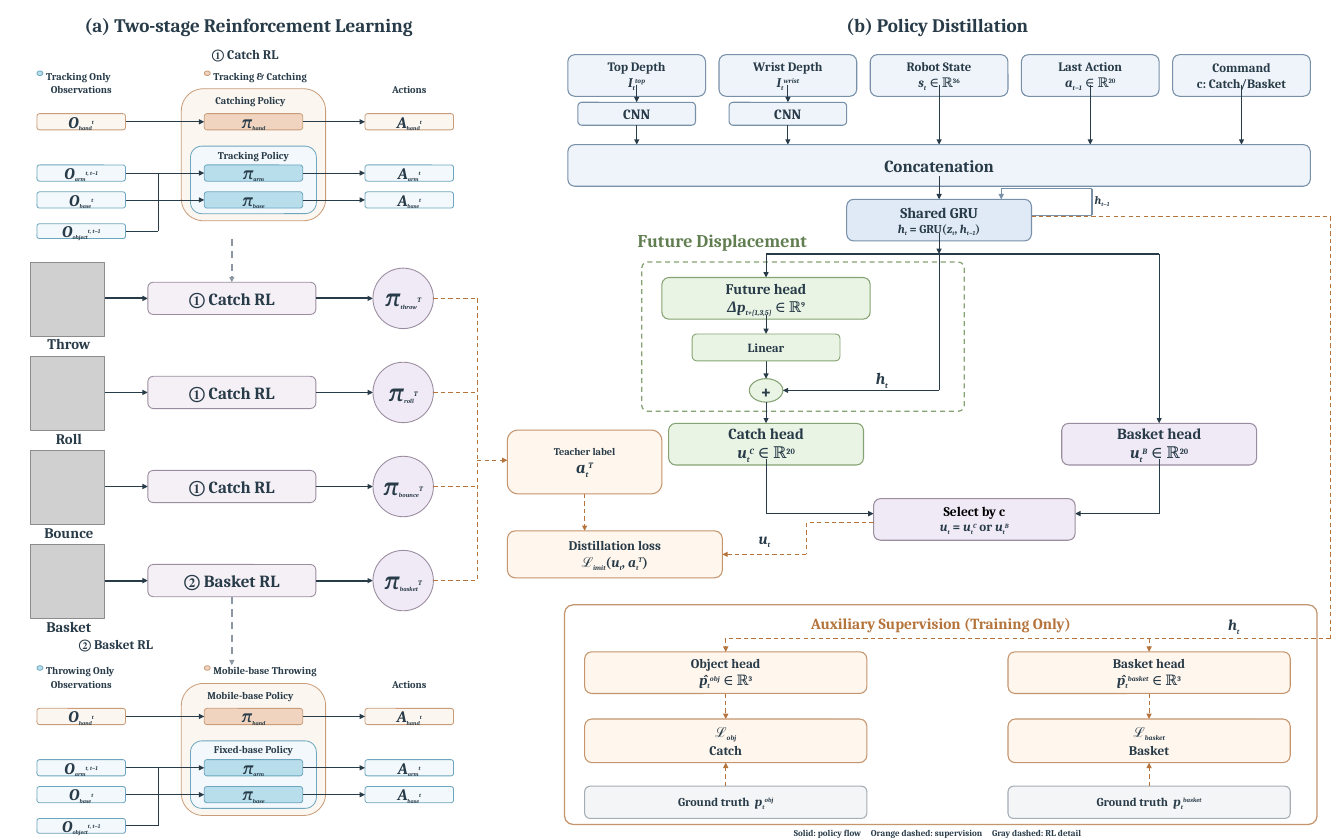
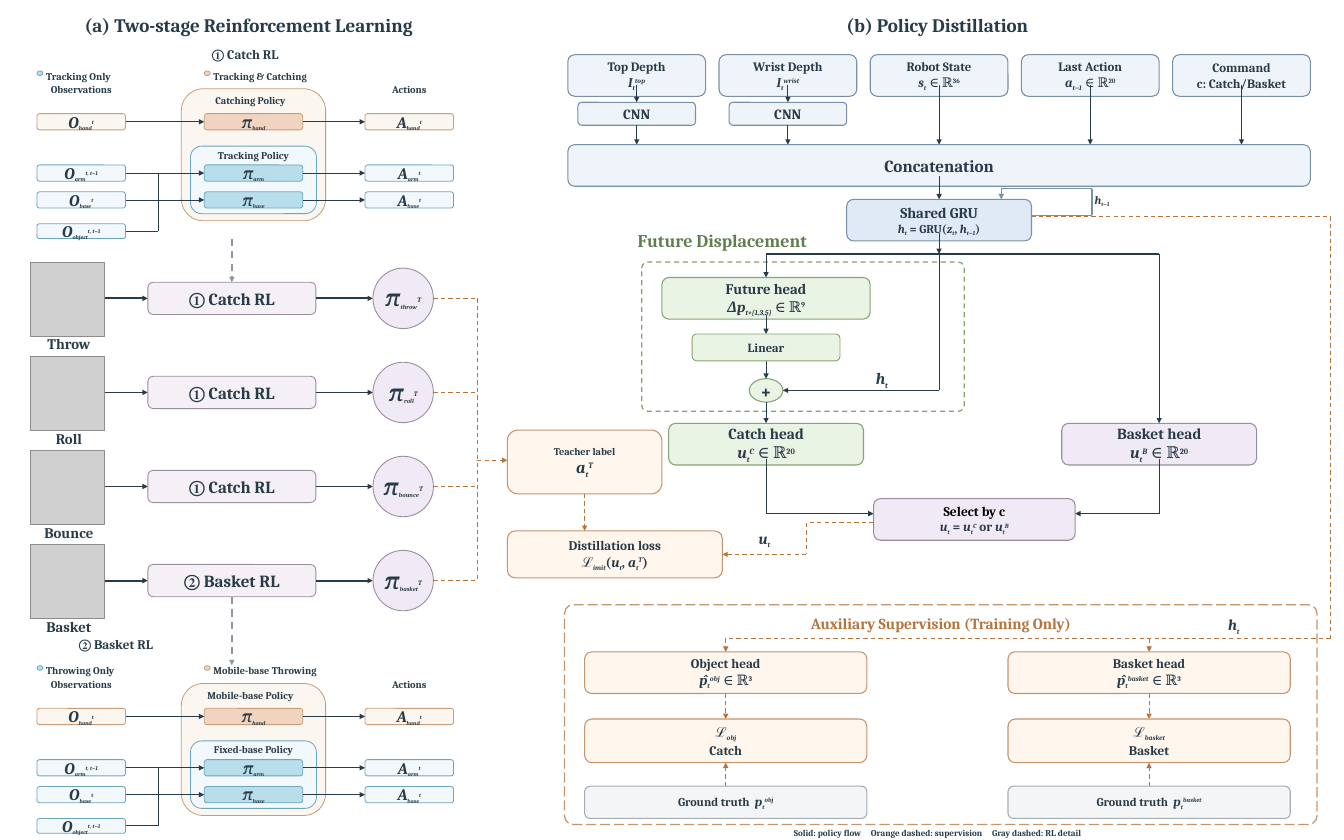
Before and after one commit to yh-aoao/Catch, a slide deck: slide 6 of analysis_artifacts/two_stage_module_20261126/output/论文模型图.pptx. Drawn at 1344x840 pixels with LibreOffice and Linux fonts; fonts in the diff are those of the drawing; grey boxes stand for pictures. Boxes give left, top, right and bottom in pixels: in the first picture for what was removed or moved away, otherwise in the second. Text is boxed around its words. In the diff, an @@ line names an element or a change of style, - is before the commit and + after.

```diff
--- a/analysis_artifacts/two_stage_module_20261126/output/论文模型图.pptx
+++ b/analysis_artifacts/two_stage_module_20261126/output/论文模型图.pptx
@@ rounded rectangle at [565, 605, 1318, 825]: outline #C5956D 1.42 pt to #C5956D 1.42 pt dashed @@
```
Also in this commit, not shown: 46 other files.
